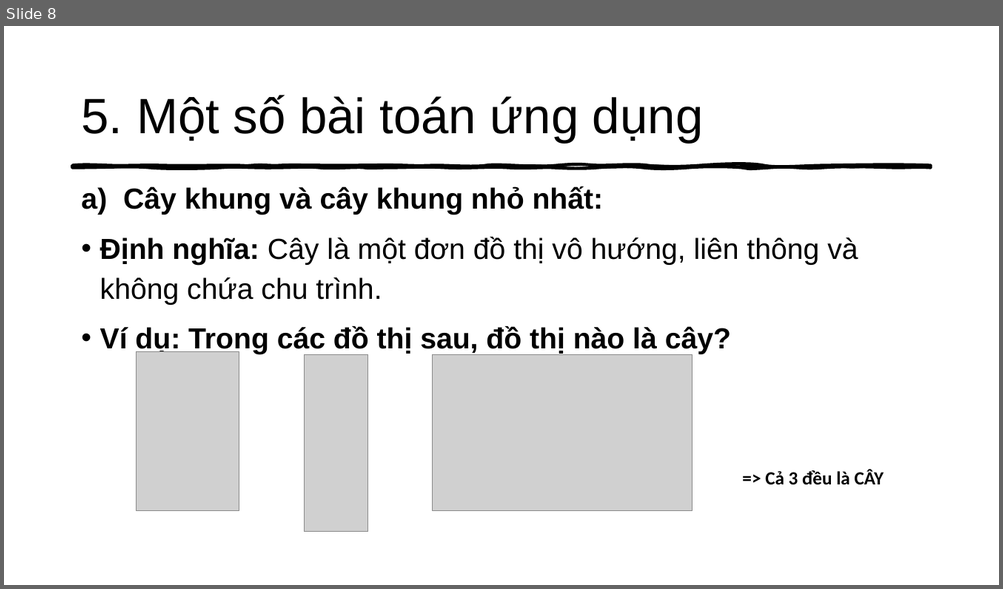
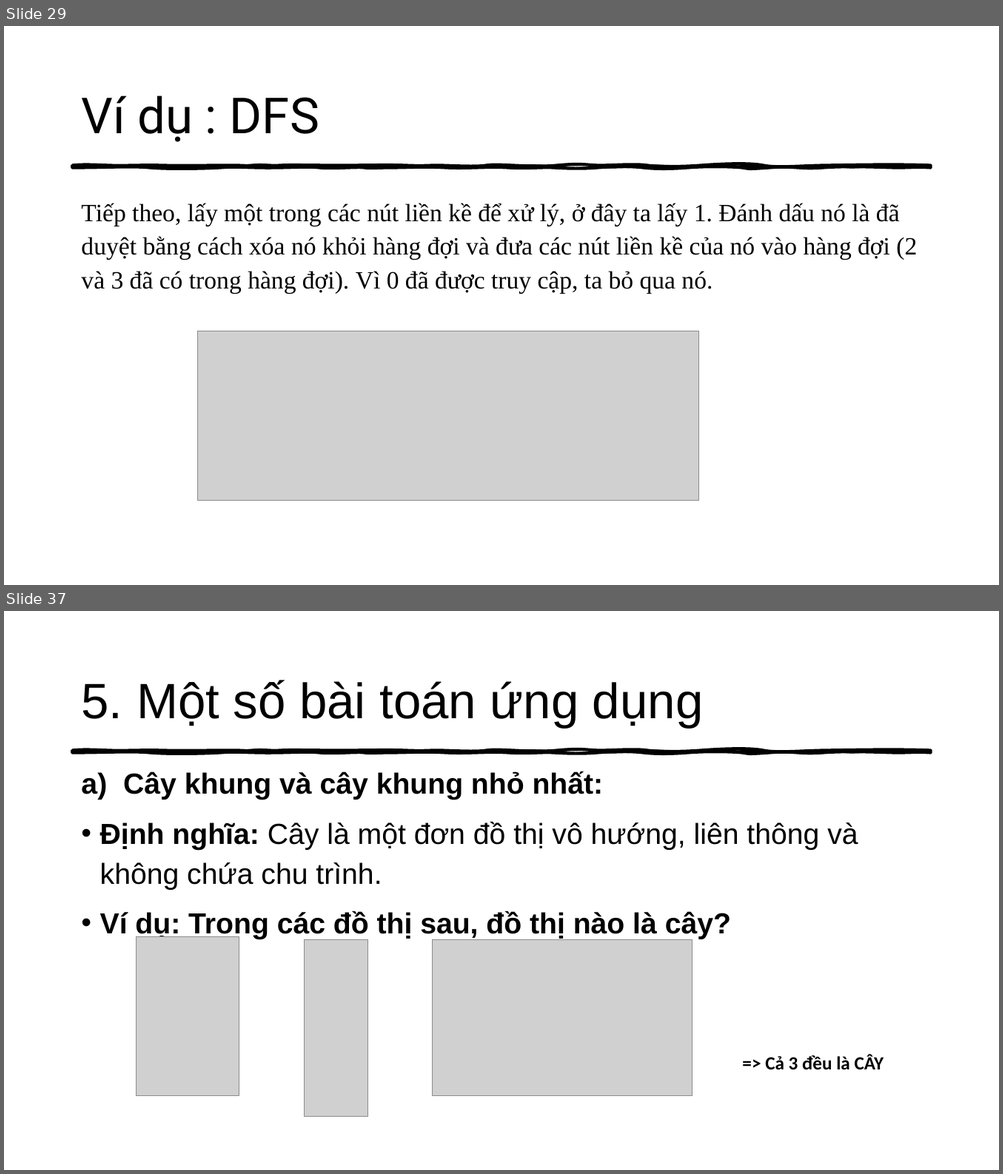
Before and after one commit to thathcmus/CTDL_GT, a slide deck: Cau_Truc_Du_Lieu_Do_Thi_Va_Ung_Dung.pptx. Shown one above the other, each under a label of ours: slide 8 before the commit, slides 29 and 37 after it; the slides between them are not shown. The pictures are 1003x589 and 1003x1174 pixels, drawn with LibreOffice and Linux fonts; fonts in the diff are those of the drawing; grey boxes stand for pictures. Boxes give left, top, right and bottom in pixels: in the first picture for what was removed or moved away, otherwise in the second. Text is boxed around its words. In the diff, an @@ line names an element or a change of style, - is before the commit and + after.

```diff
--- a/Cau_Truc_Du_Lieu_Do_Thi_Va_Ung_Dung.pptx
+++ b/Cau_Truc_Du_Lieu_Do_Thi_Va_Ung_Dung.pptx
@@ slide 29 added at box(4, 26, 999, 585), background #FFFFFF; not listed: 1 template element that a slide beside it also shows @@
@@ title added at box(81, 96, 319, 142), 48 pt, text #000000 @@
+Ví dụ : DFS
@@ text added at box(81, 203, 916, 294), 24 pt, text #000000 @@
+Tiếp theo, lấy một trong các nút liền kề để xử lý, ở đây ta lấy 1. Đánh dấu nó là đã duyệt bằng cách xóa nó khỏi hàng đợi và đưa các nút liền kề của nó vào hàng đợi (2 và 3 đã có trong hàng đợi). Vì 0 đã được truy cập, ta bỏ qua nó.
@@ picture added at box(197, 331, 699, 501) @@
@@ what was slide 8 is now slide 37 @@
```
Also in this commit, not shown: 4 slides changed, 28 other slides added, 5 other files.
